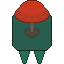
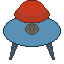
Layer changes from the first 64px x 64px image to the second:
painted on "redLamp" over 24, 1, 40, 38
painted on "Background" over 3, 11, 61, 64
